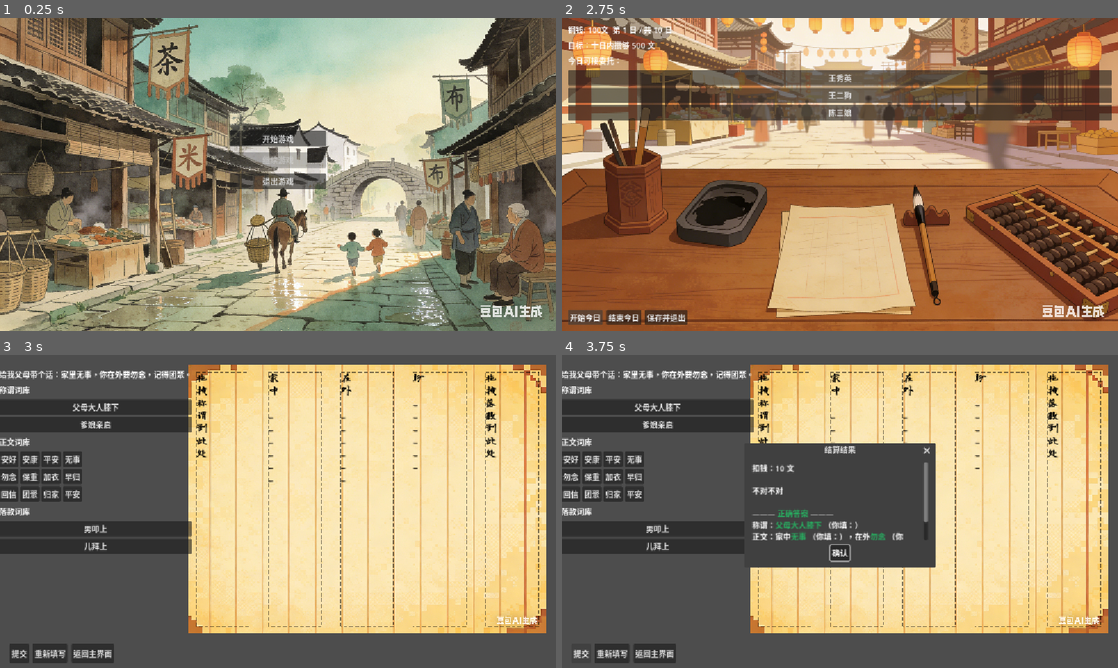
Above: before the commit, frames 1-4 (two rows, left to right).
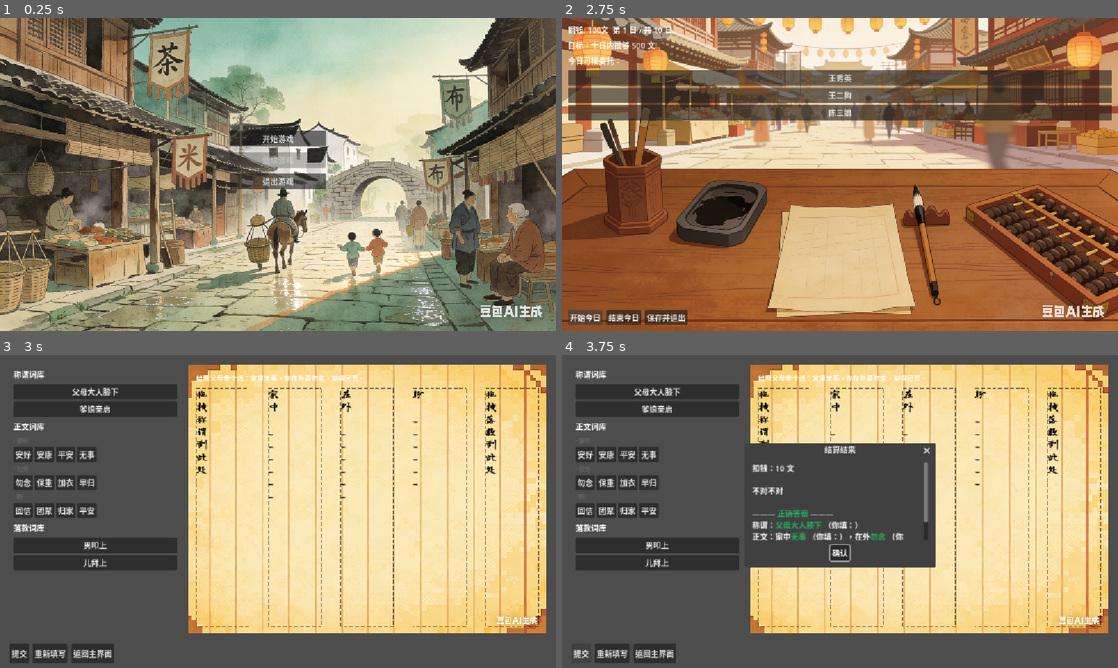
Above: after the commit, the same moments.

Repository: 284022719/daishu
Game: Godot game, scene res://scenes/title_screen.tscn
Same seed, same stepped clock (60 frames per second), same inputs: the game is played once before the commit and once after it.
Inputs:
- Up to frame 1 (0.25 s): no input
- Up to frame 2 (2.75 s): click "开始游戏" at 0.5 s; click "启程" at 1.25 s; click "开始今日" at 2 s
- Up to frame 3 (3 s): click "王秀英" at 2.75 s
- Up to frame 4 (3.75 s): click "提交" at 3.5 s

Frames 1-2 are identical in both runs. In frame 3, 12% of the frame differs, in the area x 0-97%, y 4-86%; in frame 4, 12%.

Commit message:
同步项目资产与代码更新
- 新增 AI 生成美术资产 (calligraphy/cursor/paper 各5张)
- 新增游戏数据文件 data/art_prompts_round1.json
- 新增美术基线文档 docs/ART_BASELINE_ROUND1.md
- 新增 CLAUDE.md 项目说明文档
- 更新 NPCManager、PlayerManager、letter 等脚本
- 更新游戏场景 (gameover, letter)
- 更新 .gitignore，排除 Godot 导入缓存和 shader 缓存
- 移除 Cursor MCP 配置文件

Co-Authored-By: Claude <noreply@anthropic.com>

Diff:
--- /dev/null
+++ b/data/art_prompts_round1.json
@@ -0,0 +1,50 @@
+{
+  "meta": {
+    "round": "r1",
+    "model": "Anything XL",
+    "resolution": "832x832",
+    "steps": 28,
+    "cfg": 7.0,
+    "seed": -1,
+    "note": "8GB显存基线，建议启用CPU offload"
+  },
+  "negative_prompt": "lowres, blurry, text, watermark, logo, signature, jpeg artifacts, bad anatomy, deformed, extra fingers, cropped, worst quality",
+  "groups": [
+    {
+      "id": "cursor",
+      "output_dir": "assets/images/generated/cursor",
+      "file_prefix": "cursor_r1_",
+      "prompts": [
+        "single Chinese calligraphy brush stroke cursor icon, black ink, dry brush texture, minimal, high contrast, isolated, transparent background style",
+        "ink brush tip mark, dynamic stroke, Chinese painting style, monochrome black, clean silhouette, isolated object, transparent background style",
+        "small calligraphy brushstroke symbol, sharp edge, subtle ink diffusion, minimal UI asset style, black on transparent background style",
+        "flying ink stroke shape, elegant Chinese brush line, game cursor asset, high contrast black ink, isolated",
+        "brush cursor frame, handcrafted ink stroke, slight variation angle, anime game UI asset, isolated black ink mark"
+      ]
+    },
+    {
+      "id": "paper",
+      "output_dir": "assets/images/generated/paper",
+      "file_prefix": "paper_r1_",
+      "prompts": [
+        "ancient Chinese rice paper texture, warm beige, subtle fiber grain, soft stains, high detail, seamless texture style",
+        "old letter paper background, handmade xuan paper fibers, light yellow tone, gentle aging marks, no text, no border",
+        "vintage Chinese stationery paper, soft ink bleed traces, natural fiber pattern, flat top view, texture scan style",
+        "clean parchment for calligraphy, mild wrinkles, warm off-white, balanced grain noise, game background texture",
+        "traditional East Asian writing paper texture, subtle worn corners, paper fibers, neutral lighting, high resolution"
+      ]
+    },
+    {
+      "id": "calligraphy",
+      "output_dir": "assets/images/generated/calligraphy",
+      "file_prefix": "calligraphy_r1_",
+      "prompts": [
+        "Chinese calligraphy character on plain background, bold black ink, clear brush rhythm, high contrast, centered composition",
+        "handwritten Chinese ink character, elegant stroke order feel, xuan paper background, minimal composition, no seal",
+        "traditional brush script Chinese glyph, sharp and flowing strokes, monochrome ink, isolated character",
+        "calligraphy style Chinese word, clean spacing, black ink texture, legible strokes, high resolution",
+        "ink calligraphy symbol set style, single character focus, subtle dry brush effect, centered, no decoration"
+      ]
+    }
+  ]
+}
--- a/scenes/gameover.tscn
+++ b/scenes/gameover.tscn
@@ -25,7 +25,7 @@
 
 [node name="MessageLabel" type="Label" parent="VBoxContainer"]
 layout_mode = 2
-text = "你未能攒够150文，生意失败……"
+text = "你未能攒够500文，生意失败……"
 autowrap_mode = 3
 
 [node name="Buttons" type="HBoxContainer" parent="VBoxContainer"]
--- a/scenes/letter.tscn
+++ b/scenes/letter.tscn
@@ -8,7 +8,7 @@
 
 [sub_resource type="StyleBoxEmpty" id="StyleBoxEmpty_antxc"]
 
-[node name="Letter" type="Control"]
+[node name="Letter" type="Control" unique_id=1343437158]
 layout_mode = 3
 anchors_preset = 15
 anchor_right = 1.0
@@ -17,7 +17,7 @@
 grow_vertical = 2
 script = ExtResource("1")
 
-[node name="Background" type="TextureRect" parent="."]
+[node name="Background" type="TextureRect" parent="." unique_id=1701065856]
 layout_mode = 1
 anchors_preset = 15
 anchor_right = 1.0
@@ -33,7 +33,7 @@
 expand_mode = 1
 stretch_mode = 5
 
-[node name="HSplit" type="HSplitContainer" parent="."]
+[node name="HSplit" type="HSplitContainer" parent="." unique_id=387580591]
 layout_mode = 1
 anchors_preset = 15
 anchor_right = 1.0
@@ -45,13 +45,15 @@
 grow_horizontal = 2
 grow_vertical = 2
 theme_override_constants/separation = 16
+split_offsets = PackedInt32Array(355)
+dragging_enabled = false
 split_offset = 355
 
-[node name="WordPanel" type="Panel" parent="HSplit"]
-layout_mode = 2
-theme_override_styles/panel = SubResource("4_transparent")
-
-[node name="WordVBox" type="VBoxContainer" parent="HSplit/WordPanel"]
+[node name="WordPanel" type="Panel" parent="HSplit" unique_id=837201446]
+layout_mode = 2
+theme_override_styles/panel = SubResource("4_transparent")
+
+[node name="WordVBox" type="VBoxContainer" parent="HSplit/WordPanel" unique_id=330910408]
 layout_mode = 1
 anchors_preset = 15
 anchor_right = 1.0
@@ -64,39 +66,35 @@
 grow_vertical = 2
 theme_override_constants/separation = 8
 
-[node name="RequestLabel" type="Label" parent="HSplit/WordPanel/WordVBox"]
-layout_mode = 2
-text = "（口述内容）"
-
-[node name="SalutationLabel" type="Label" parent="HSplit/WordPanel/WordVBox"]
+[node name="SalutationLabel" type="Label" parent="HSplit/WordPanel/WordVBox" unique_id=259297334]
 layout_mode = 2
 text = "称谓词库"
 
-[node name="SalutationContainer" type="VBoxContainer" parent="HSplit/WordPanel/WordVBox"]
+[node name="SalutationContainer" type="VBoxContainer" parent="HSplit/WordPanel/WordVBox" unique_id=1426329187]
 layout_mode = 2
 theme_override_constants/separation = 4
 
-[node name="BodyLabel" type="Label" parent="HSplit/WordPanel/WordVBox"]
+[node name="BodyLabel" type="Label" parent="HSplit/WordPanel/WordVBox" unique_id=1240825842]
 layout_mode = 2
 text = "正文词库"
 
-[node name="BodyContainer" type="VBoxContainer" parent="HSplit/WordPanel/WordVBox"]
+[node name="BodyContainer" type="VBoxContainer" parent="HSplit/WordPanel/WordVBox" unique_id=1724123747]
 layout_mode = 2
 theme_override_constants/separation = 4
 
-[node name="SignatureLabel" type="Label" parent="HSplit/WordPanel/WordVBox"]
+[node name="SignatureLabel" type="Label" parent="HSplit/WordPanel/WordVBox" unique_id=414911630]
 layout_mode = 2
 text = "落款词库"
 
-[node name="SignatureContainer" type="VBoxContainer" parent="HSplit/WordPanel/WordVBox"]
+[node name="SignatureContainer" type="VBoxContainer" parent="HSplit/WordPanel/WordVBox" unique_id=1557443042]
 layout_mode = 2
 theme_override_constants/separation = 4
 
-[node name="LetterPanel" type="Panel" parent="HSplit"]
-layout_mode = 2
-theme_override_styles/panel = SubResource("4_transparent")
-
-[node name="LetterVBox" type="VBoxContainer" parent="HSplit/LetterPanel"]
+[node name="LetterPanel" type="Panel" parent="HSplit" unique_id=409583265]
+layout_mode = 2
+theme_override_styles/panel = SubResource("4_transparent")
+
+[node name="LetterVBox" type="VBoxContainer" parent="HSplit/LetterPanel" unique_id=646064789]
 layout_mode = 1
 anchors_preset = 15
 anchor_right = 1.0
@@ -109,13 +107,17 @@
 grow_vertical = 2
 theme_override_constants/separation = 12
 
-[node name="Slots" type="HBoxContainer" parent="HSplit/LetterPanel/LetterVBox"]
+[node name="RequestLabel" type="Label" parent="HSplit/LetterPanel/LetterVBox" unique_id=2034702877]
+layout_mode = 2
+text = "（口述内容）"
+
+[node name="Slots" type="HBoxContainer" parent="HSplit/LetterPanel/LetterVBox" unique_id=98025117]
 layout_mode = 2
 size_flags_horizontal = 3
 size_flags_vertical = 3
 theme_override_constants/separation = 40
 
-[node name="SalutationSlot" type="Panel" parent="HSplit/LetterPanel/LetterVBox/Slots"]
+[node name="SalutationSlot" type="Panel" parent="HSplit/LetterPanel/LetterVBox/Slots" unique_id=1281543972]
 custom_minimum_size = Vector2(40, 260)
 layout_mode = 2
 size_flags_horizontal = 3
@@ -126,13 +128,13 @@
 expected_category = "salutation"
 placeholder = "拖拽称谓到此处"
 
-[node name="TextLabel" type="Label" parent="HSplit/LetterPanel/LetterVBox/Slots/SalutationSlot"]
+[node name="TextLabel" type="Label" parent="HSplit/LetterPanel/LetterVBox/Slots/SalutationSlot" unique_id=880520190]
 layout_mode = 0
 offset_right = 112.0
 offset_bottom = 23.0
 text = "拖拽称谓到此处"
 
-[node name="BodySlot1" type="Panel" parent="HSplit/LetterPanel/LetterVBox/Slots"]
+[node name="BodySlot1" type="Panel" parent="HSplit/LetterPanel/LetterVBox/Slots" unique_id=2051957997]
 custom_minimum_size = Vector2(40, 260)
 layout_mode = 2
 size_flags_horizontal = 3
@@ -144,13 +146,13 @@
 body_slot = "slot1"
 placeholder = "家中 ______"
 
-[node name="TextLabel" type="Label" parent="HSplit/LetterPanel/LetterVBox/Slots/BodySlot1"]
+[node name="TextLabel" type="Label" parent="HSplit/LetterPanel/LetterVBox/Slots/BodySlot1" unique_id=470724345]
 layout_mode = 0
 offset_right = 78.0
 offset_bottom = 23.0
 text = "家中 ______"
 
-[node name="BodySlot2" type="Panel" parent="HSplit/LetterPanel/LetterVBox/Slots"]
+[node name="BodySlot2" type="Panel" parent="HSplit/LetterPanel/LetterVBox/Slots" unique_id=730639774]
 custom_minimum_size = Vector2(40, 260)
 layout_mode = 2
 size_flags_horizontal = 3
@@ -162,13 +164,13 @@
 body_slot = "slot2"
 placeholder = "在外 ______"
 
-[node name="TextLabel" type="Label" parent="HSplit/LetterPanel/LetterVBox/Slots/BodySlot2"]
+[node name="TextLabel" type="Label" parent="HSplit/LetterPanel/LetterVBox/Slots/BodySlot2" unique_id=105316967]
 layout_mode = 0
 offset_right = 78.0
 offset_bottom = 23.0
 text = "在外 ______"
 
-[node name="BodySlot3" type="Panel" parent="HSplit/LetterPanel/LetterVBox/Slots"]
+[node name="BodySlot3" type="Panel" parent="HSplit/LetterPanel/LetterVBox/Slots" unique_id=440605257]
 custom_minimum_size = Vector2(40, 260)
 layout_mode = 2
 size_flags_horizontal = 3
@@ -180,13 +182,13 @@
 body_slot = "slot3"
 placeholder = "盼 ______"
 
-[node name="TextLabel" type="Label" parent="HSplit/LetterPanel/LetterVBox/Slots/BodySlot3"]
+[node name="TextLabel" type="Label" parent="HSplit/LetterPanel/LetterVBox/Slots/BodySlot3" unique_id=503473708]
 layout_mode = 0
 offset_right = 62.0
 offset_bottom = 23.0
 text = "盼 ______"
 
-[node name="SignatureSlot" type="Panel" parent="HSplit/LetterPanel/LetterVBox/Slots"]
+[node name="SignatureSlot" type="Panel" parent="HSplit/LetterPanel/LetterVBox/Slots" unique_id=1836985505]
 custom_minimum_size = Vector2(40, 260)
 layout_mode = 2
 size_flags_horizontal = 3
@@ -197,13 +199,13 @@
 expected_category = "signature"
 placeholder = "拖拽落款到此处"
 
-[node name="TextLabel" type="Label" parent="HSplit/LetterPanel/LetterVBox/Slots/SignatureSlot"]
+[node name="TextLabel" type="Label" parent="HSplit/LetterPanel/LetterVBox/Slots/SignatureSlot" unique_id=969829225]
 layout_mode = 0
 offset_right = 112.0
 offset_bottom = 23.0
 text = "拖拽落款到此处"
 
-[node name="ButtonBar" type="HBoxContainer" parent="."]
+[node name="ButtonBar" type="HBoxContainer" parent="." unique_id=1421435204]
 layout_mode = 1
 anchors_preset = 12
 anchor_top = 1.0
@@ -217,24 +219,24 @@
 grow_vertical = 0
 theme_override_constants/separation = 8
 
-[node name="SubmitBtn" type="Button" parent="ButtonBar"]
+[node name="SubmitBtn" type="Button" parent="ButtonBar" unique_id=2001005266]
 layout_mode = 2
 text = "提交"
 
-[node name="ResetBtn" type="Button" parent="ButtonBar"]
+[node name="ResetBtn" type="Button" parent="ButtonBar" unique_id=1598711313]
 layout_mode = 2
 text = "重新填写"
 
-[node name="BackBtn" type="Button" parent="ButtonBar"]
+[node name="BackBtn" type="Button" parent="ButtonBar" unique_id=1111504484]
 layout_mode = 2
 text = "返回主界面"
 
-[node name="ResultPopup" type="AcceptDialog" parent="."]
+[node name="ResultPopup" type="AcceptDialog" parent="." unique_id=1110684998]
 title = "结算结果"
 size = Vector2i(380, 220)
 min_size = Vector2i(320, 160)
 
-[node name="ResultLabel" type="RichTextLabel" parent="ResultPopup"]
+[node name="ResultLabel" type="RichTextLabel" parent="ResultPopup" unique_id=437336627]
 anchors_preset = 15
 anchor_right = 1.0
 anchor_bottom = 1.0
@@ -244,6 +246,5 @@
 offset_bottom = -49.0
 grow_horizontal = 2
 grow_vertical = 2
+bbcode_enabled = true
 text = "（结算结果）"
-autowrap_mode = 3
-bbcode_enabled = true
--- a/scripts/NPCManager.gd
+++ b/scripts/NPCManager.gd
@@ -32,7 +32,7 @@
 const FEEDBACK_NORMAL = ["还行吧", "就这样", "可以了"]
 const FEEDBACK_WRONG = ["不对不对", "这写的啥？", "重写！"]
 
-func generate_random_npc() -> Dictionary:
+func generate_random_npc(day: int = 1) -> Dictionary:
 	var npc_id: int = -int(Time.get_unix_time_from_system() + randi() % 10000)
 
 	var first: String = FIRST_NAMES[randi() % FIRST_NAMES.size()]
@@ -81,6 +81,10 @@
 		"wrong": FEEDBACK_WRONG[randi() % FEEDBACK_WRONG.size()]
 	}
 
+	# 随天数递增奖励：后期 NPC 更"大方"，给玩家追赶机制
+	var scaled_bonus: int = 8 + (day - 1)
+	var scaled_base: int = 12 + int((day - 1) / 3)
+
 	return {
 		"npc_id": npc_id,
 		"name": npc_name,
@@ -96,15 +100,15 @@
 			"signature": correct_signature
 		},
 		"word_pool": word_pool,
-		"base_fee": 12,
-		"perfect_bonus": 8,
+		"base_fee": scaled_base,
+		"perfect_bonus": scaled_bonus,
 		"feedback": feedback
 	}
 
-func get_today_npcs(_day: int) -> Array:
+func get_today_npcs(day: int) -> Array:
 	var result: Array = []
 	for i in range(3):
-		result.append(generate_random_npc())
+		result.append(generate_random_npc(day))
 	current_day_npcs = result
 	return result
 
--- a/scripts/PlayerManager.gd
+++ b/scripts/PlayerManager.gd
@@ -78,7 +78,6 @@
 	}
 
 func apply_end_of_day_costs() -> void:
-	# 每日固定支出：摊位5 + 房租15 + 米钱3 = 23 文
 	add_money(-STALL_FEE_PER_DAY)
 
 func reset_day_ledger() -> void:
--- a/scripts/letter.gd
+++ b/scripts/letter.gd
@@ -1,7 +1,7 @@
 extends Control
 
 # 左侧词库
-@onready var request_label: Label = $HSplit/WordPanel/WordVBox/RequestLabel
+@onready var request_label: Label = $HSplit/LetterPanel/LetterVBox/RequestLabel
 @onready var salutation_container: VBoxContainer = $HSplit/WordPanel/WordVBox/SalutationContainer
 @onready var body_container: VBoxContainer = $HSplit/WordPanel/WordVBox/BodyContainer
 @onready var signature_container: VBoxContainer = $HSplit/WordPanel/WordVBox/SignatureContainer
@@ -54,6 +54,13 @@
 
 	# 信纸区域使用毛笔字体（若存在 maobi.ttf）
 	_apply_letter_font()
+	# 口述文本用系统小字，便于横向阅读
+	request_label.remove_theme_font_override("font")
+	request_label.remove_theme_font_size_override("font_size")
+	request_label.remove_theme_color_override("font_color")
+	request_label.remove_theme_constant_override("outline_size")
+	request_label.remove_theme_color_override("font_outline_color")
+	request_label.add_theme_font_size_override("font_size", 14)
 
 # 为右侧信纸区域所有 Label 应用毛笔字体与墨色
 func _apply_letter_font() -> void:
@@ -115,9 +122,15 @@
 	for text in word_pool.get("salutation", []):
 		_add_word_button(salutation_container, str(text), "salutation", "")
 
-	# 正文词库（body_slots.slot1/2/3）
+	# 正文词库（body_slots.slot1/2/3），每行加标签对应右侧槽位
 	var body_slots: Dictionary = word_pool.get("body_slots", {})
+	var slot_labels := {"slot1": "家中", "slot2": "在外", "slot3": "盼"}
 	for slot_name in ["slot1", "slot2", "slot3"]:
+		var label := Label.new()
+		label.text = "· " + slot_labels.get(slot_name, slot_name)
+		label.add_theme_font_size_override("font_size", 12)
+		label.add_theme_color_override("font_color", Color(0.4, 0.4, 0.4))
+		body_container.add_child(label)
 		var row := HBoxContainer.new()
 		body_container.add_child(row)
 		for text in body_slots.get(slot_name, []):
--- a/scripts/letter_slot.gd
+++ b/scripts/letter_slot.gd
@@ -96,6 +96,5 @@
 		modulate = Color(1.02, 1.02, 1.0)
 
 func _on_mouse_exited() -> void:
-	# 离开时，如果不是“选中高亮”（绿色调），恢复基础颜色
-	if modulate.r > 1.0 or modulate.g > 1.0:
+	if modulate != _base_modulate:
 		modulate = _base_modulate
Not shown, removed: .cursor/mcp.json
Binary file added: assets/images/generated/calligraphy/calligraphy_r1_01.png
Not shown, added: assets/images/generated/calligraphy/calligraphy_r1_01.png.import
Binary file added: assets/images/generated/calligraphy/calligraphy_r1_02.png
Not shown, added: assets/images/generated/calligraphy/calligraphy_r1_02.png.import
Binary file added: assets/images/generated/calligraphy/calligraphy_r1_03.png
Not shown, added: assets/images/generated/calligraphy/calligraphy_r1_03.png.import
Binary file added: assets/images/generated/calligraphy/calligraphy_r1_04.png
Not shown, added: assets/images/generated/calligraphy/calligraphy_r1_04.png.import
Binary file added: assets/images/generated/calligraphy/calligraphy_r1_05.png
Not shown, added: assets/images/generated/calligraphy/calligraphy_r1_05.png.import
Binary file added: assets/images/generated/cursor/cursor_r1_01.png
(and 28 more such lines)
